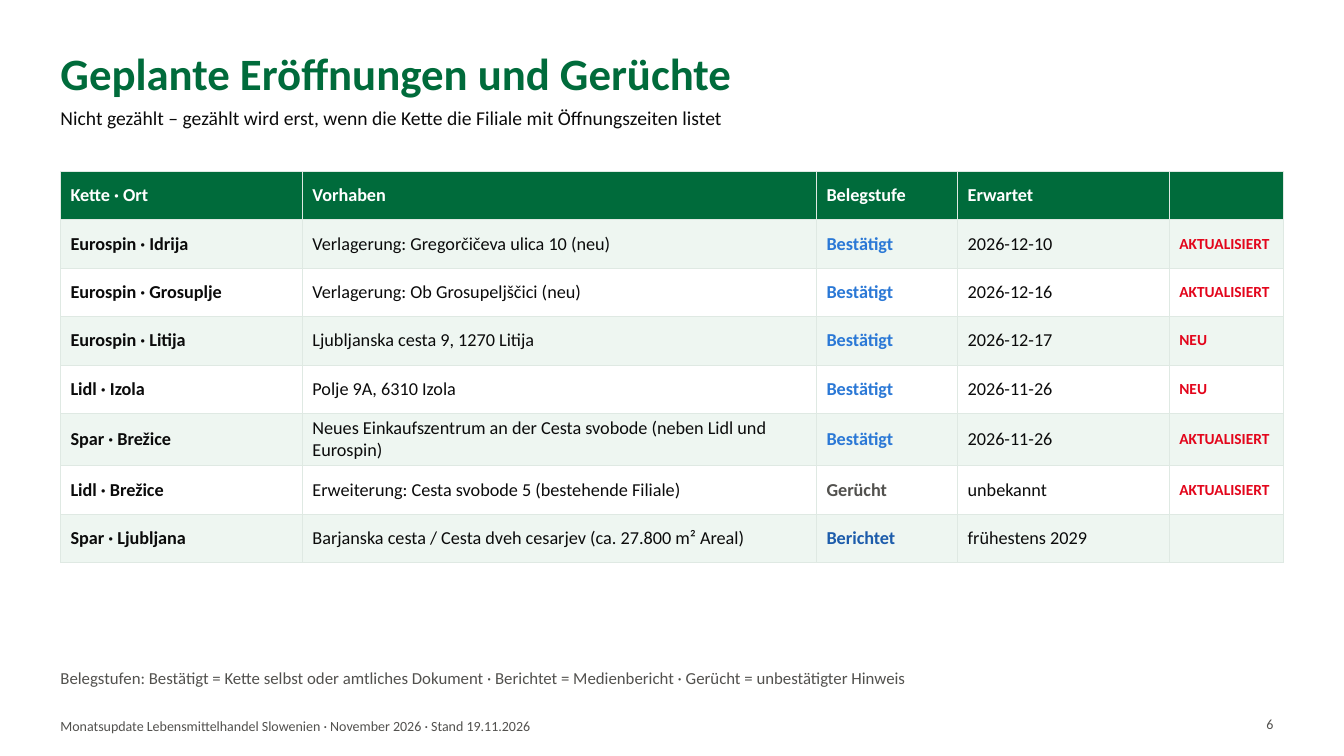
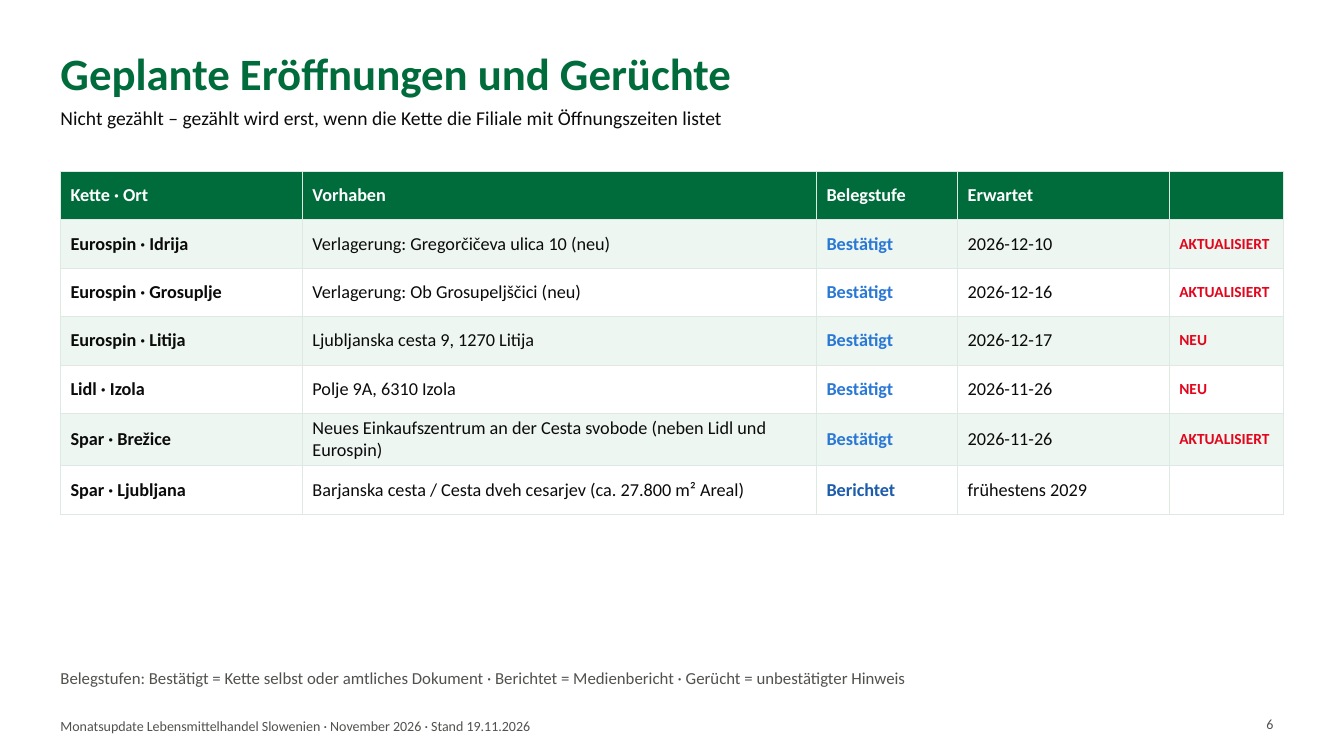
Before and after one commit to petersparnepremicnine-del/filialtracker-update, a slide deck: slide 6 of archiv/2026-11.pptx. Drawn at 1344x756 pixels with LibreOffice and Linux fonts; fonts in the diff are those of the drawing. Boxes give left, top, right and bottom in pixels: in the first picture for what was removed or moved away, otherwise in the second. Text is boxed around its words. In the diff, an @@ line names an element or a change of style, - is before the commit and + after.

```diff
--- a/archiv/2026-11.pptx
+++ b/archiv/2026-11.pptx
@@ table at [60, 171, 1284, 503] @@
-row 7: Lidl · Brežice | Erweiterung: Cesta svobode 5 (bestehende Filiale) | Gerücht | unbekannt | AKTUALISIERT
```
Also in this commit, not shown: 1 other slide changed, 5 other files.
